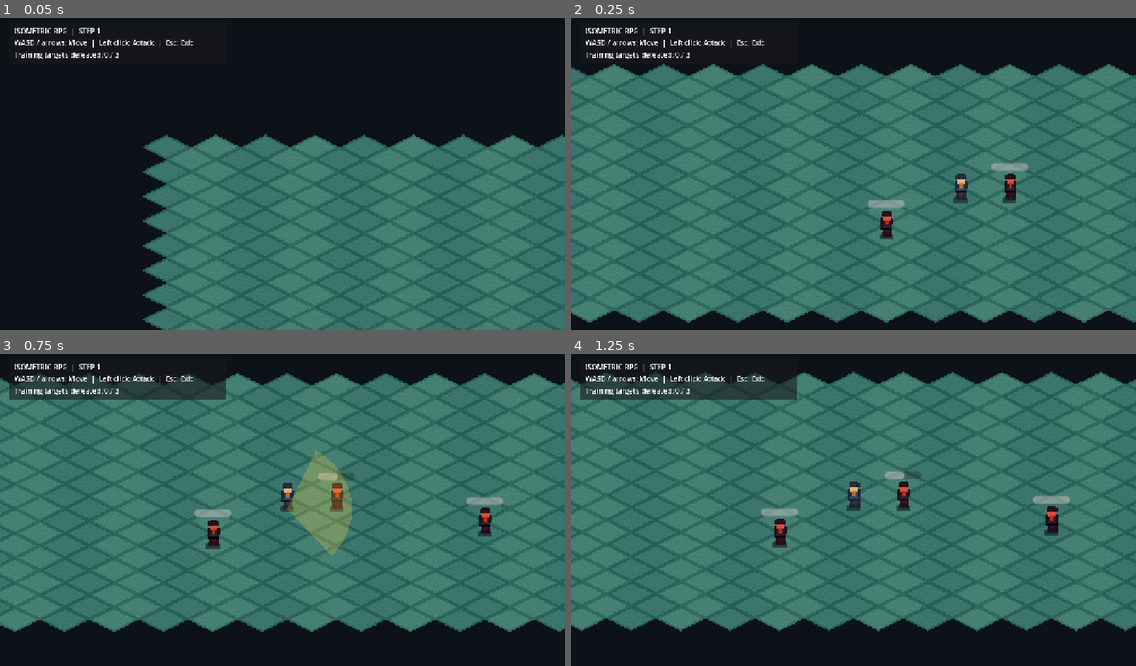
Above: before the commit, frames 1-4 (two rows, left to right).
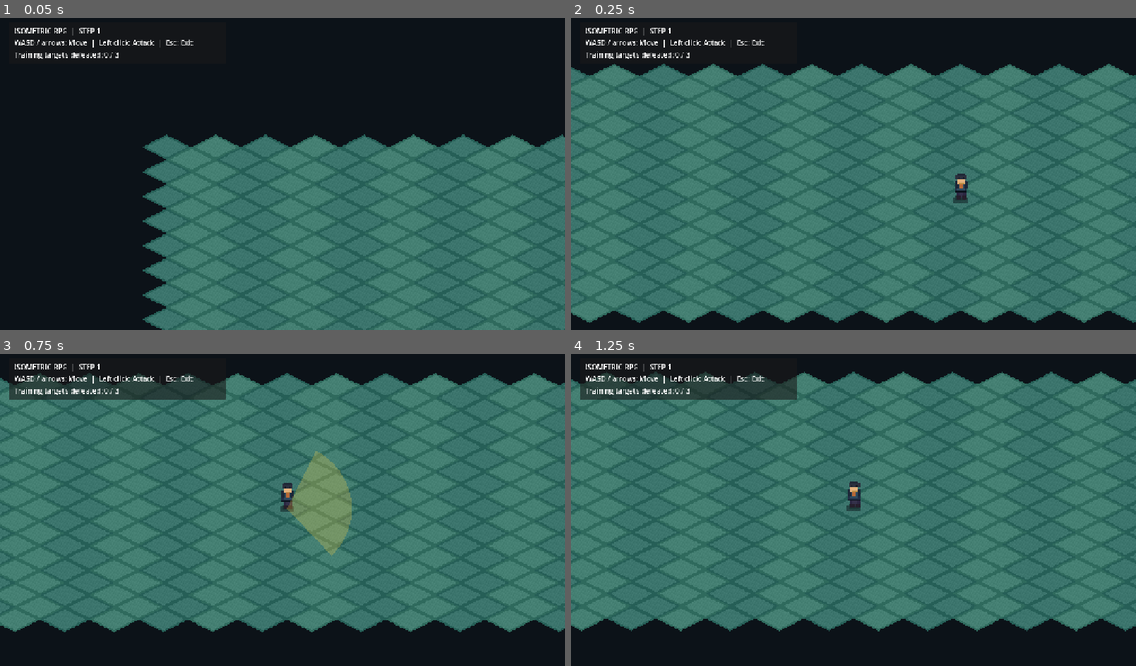
Above: after the commit, the same moments.

Repository: limbit95/isometric-rpg
Game: Godot game, scene res://scenes/main.tscn
Two runs of this game, one before a commit and one after it. Both use one fixed random seed, a clock stepped at 60 frames per second and the inputs below.
Inputs (mouse positions are in pixels of both pictures, inside the frame that each line leads up to):
- Up to frame 1 (0.05 s): no input
- Up to frame 2 (0.25 s): no input
- Up to frame 3 (0.75 s): tap Enter at 0.5 s; move the mouse to (406, 491) at 0.52 s; hold D (move_right) from 0.53 s (still down); click (406, 491) at 0.67 s
- Up to frame 4 (1.25 s): keep holding D (move_right)

Frame 1 is identical in both runs. In frame 2, 0.7% of the frame differs, in the area x 52-81%, y 46-71%; in frame 3, 1.0%; in frame 4, 1.0%, in the area x 33-89%, y 37-63%.
Error before the commit: Attempt to call function 'is_dead' in base 'null instance' on a null instance. (res://scripts/player/player_controller.gd:11)
Error after the commit: Invalid access to property or key 'health_changed' on a base object of type 'null instance'. (res://scripts/game/main.gd:36)

Commit message:
feat(step2): integrate scripts/game/main.gd

Diff:
--- a/scripts/game/main.gd
+++ b/scripts/game/main.gd
@@ -1,6 +1,5 @@
 extends Node2D
-## STEP 1 composition root: input bindings, spawns, and training HUD.
-## Combat resolution belongs to Player/Attack and HealthComponent.
+## STEP 2 composition root: arena spawns and HUD, not AI or combat rules.
 
 const INPUT_BINDINGS: Dictionary = {
     "move_left": [KEY_A, KEY_LEFT],
@@ -10,24 +9,36 @@
 }
 const SPAWN_CELL: Vector2i = Vector2i(10, 10)
 const TRAINING_DUMMY_SCENE: PackedScene = preload("res://scenes/enemies/training_dummy.tscn")
+const CHASER_SCENE: PackedScene = preload("res://scenes/enemies/chaser_enemy.tscn")
 const DUMMY_CELLS: Array[Vector2i] = [
     Vector2i(11, 10),
     Vector2i(14, 12),
     Vector2i(8, 13),
 ]
+const CHASER_CELLS: Array[Vector2i] = [
+    Vector2i(17, 3),
+    Vector2i(3, 17),
+]
 
 var targets_defeated: int = 0
+var enemies_defeated: int = 0
 
 @onready var world: TileMapLayer = $World
 @onready var player: CharacterBody2D = $Player
+@onready var player_health: HealthComponent = $Player/HealthComponent
 @onready var status_label: Label = $HUD/PanelContainer/MarginContainer/VBoxContainer/Status
+@onready var player_health_label: Label = $HUD/PanelContainer/MarginContainer/VBoxContainer/PlayerHealth
 
 
 func _ready() -> void:
     _register_move_inputs()
     player.global_position = world.to_global(world.map_to_local(SPAWN_CELL))
+    player_health.health_changed.connect(_on_player_health_changed)
+    player_health.died.connect(_on_player_died)
     _spawn_training_targets()
+    _spawn_chasers()
     _update_status()
+    _on_player_health_changed(player_health.current_health, player_health.max_health)
 
 
 func _unhandled_key_input(event: InputEvent) -> void:
@@ -45,13 +56,39 @@
         dummy.connect("defeated", _on_target_defeated)
 
 
+func _spawn_chasers() -> void:
+    for index: int in range(CHASER_CELLS.size()):
+        var enemy: CharacterBody2D = CHASER_SCENE.instantiate() as CharacterBody2D
+        enemy.name = "ChaserEnemy%02d" % (index + 1)
+        add_child(enemy)
+        var spawn_point: Vector2 = world.to_global(world.map_to_local(CHASER_CELLS[index]))
+        enemy.global_position = spawn_point
+        enemy.call("set_home_position", spawn_point)
+        enemy.connect("defeated", _on_enemy_defeated)
+
+
 func _on_target_defeated() -> void:
     targets_defeated += 1
     _update_status()
 
 
+func _on_enemy_defeated() -> void:
+    enemies_defeated += 1
+    _update_status()
+
+
 func _update_status() -> void:
-    status_label.text = "Training targets defeated: %d / %d" % [targets_defeated, DUMMY_CELLS.size()]
+    status_label.text = "Dummies: %d / %d  |  Enemies: %d / %d" % [
+        targets_defeated, DUMMY_CELLS.size(), enemies_defeated, CHASER_CELLS.size()
+    ]
+
+
+func _on_player_health_changed(current: int, maximum: int) -> void:
+    player_health_label.text = "Player HP: %d / %d" % [current, maximum]
+
+
+func _on_player_died() -> void:
+    player_health_label.text = "Player HP: 0 — defeated (restart F5)"
 
 
 func _register_move_inputs() -> void:
